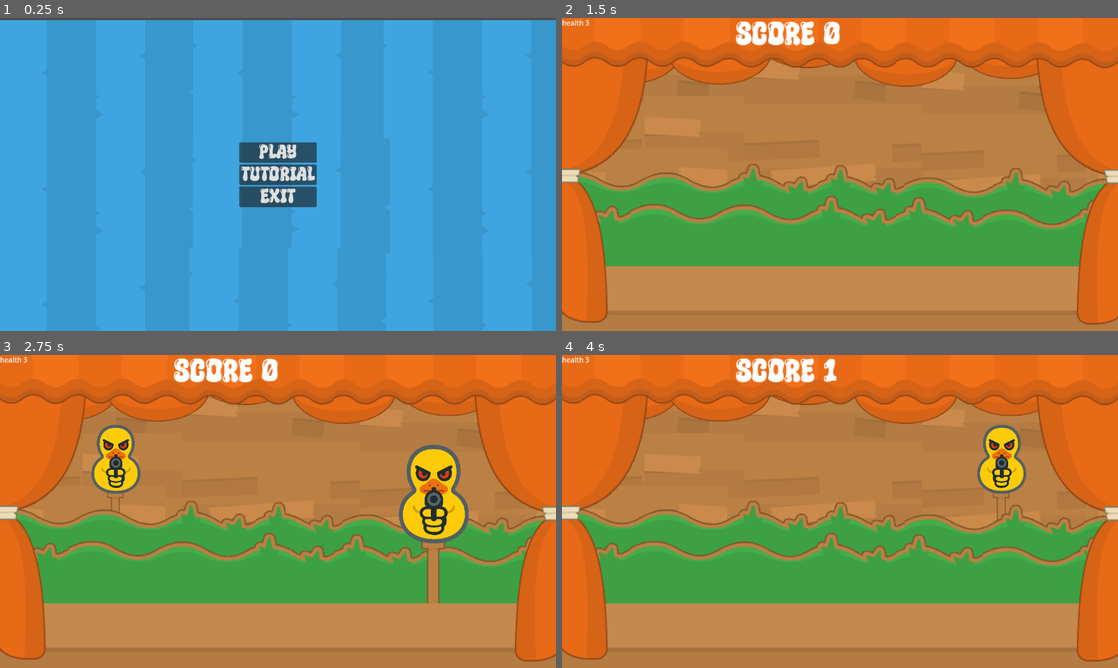
Above: before the commit, frames 1-4 (two rows, left to right).
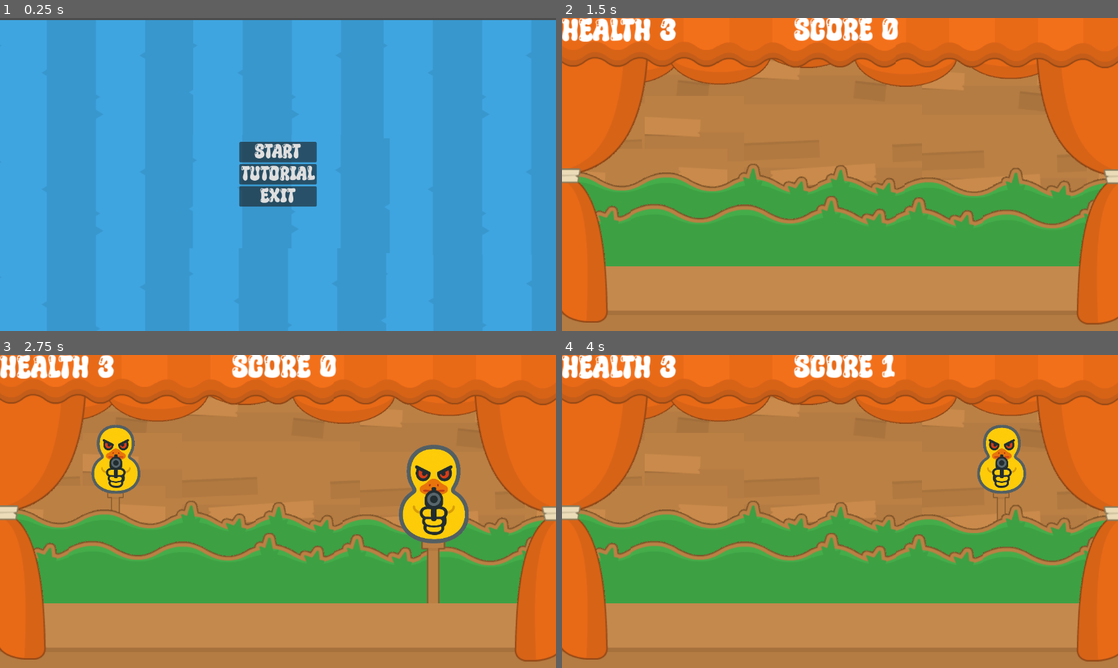
Above: after the commit, the same moments.

Repository: lordlolipop/DuckDuckHunt
Game: Godot game, scene res://Sences/main_menu.tscn
The game is run twice, just before and just after one commit, with the same random seed, the same clock (stepped at 60 frames per second) and the same inputs.
Inputs (mouse positions are in pixels of both pictures, inside the frame that each line leads up to):
- Up to frame 1 (0.25 s): no input
- Up to frame 2 (1.5 s): click "Tutorial" at 0.5 s; click (840, 152) at 1.25 s, where only the run before the commit has a clickable "Play"
- Up to frame 3 (2.75 s): tap Enter at 2 s; move the mouse to (400, 495) at 2.02 s; click (400, 495) at 2.17 s
- Up to frame 4 (4 s): move the mouse to (678, 458) at 2.77 s; click (678, 458) at 2.92 s; move the mouse to (895, 442) at 3.52 s; click (895, 442) at 3.67 s

The runs differ from the first frame. In frame 1, 0.6% of the frame differs, in the area x 43-57%, y 39-61%; in frame 2, 2.8%, in the area x 0-61%, y 0-9%; in frame 3, 2.8%; in frame 4, 2.8%.

Commit message:
v0.45
bug fix, game loop working

Diff:
--- a/Scripts/Global.gd
+++ b/Scripts/Global.gd
@@ -3,8 +3,4 @@
 
 
 var score: int
-var health:= 3
-
-func _process(delta: float) -> void:
-	if health <= 0:
-		get_tree().quit()
+var health: int = 3
--- /dev/null
+++ b/Sences/Main_level/main_level.gd
@@ -0,0 +1,10 @@
+extends Node2D
+
+
+func _ready() -> void:
+	Global.health = 3
+
+
+func _process(delta: float) -> void:
+	if Global.health <= 0:
+		get_tree().change_scene_to_file("res://Sences/main_menu.tscn")
--- a/Sences/Main_level/main_level.tscn
+++ b/Sences/Main_level/main_level.tscn
@@ -1,6 +1,7 @@
 [gd_scene load_steps=13 format=3 uid="uid://duk4lw7h4m268"]
 
 [ext_resource type="PackedScene" uid="uid://3bhfc6unw6xw" path="res://Sences/target_spawner.tscn" id="1_71bqw"]
+[ext_resource type="Script" uid="uid://d1elq8t0n6vmf" path="res://Sences/Main_level/main_level.gd" id="1_y1o52"]
 [ext_resource type="Script" uid="uid://dfm85vx5s7wdi" path="res://Sences/Main_level/score.gd" id="2_71bqw"]
 [ext_resource type="Texture2D" uid="uid://dt0qonl0lnwvp" path="res://Assets/PNG/Stall/grass2.png" id="2_eqeco"]
 [ext_resource type="Script" uid="uid://cgclu482hkn8y" path="res://Sences/Main_level/helth.gd" id="3_5q0sq"]
@@ -9,11 +10,11 @@
 [ext_resource type="Texture2D" uid="uid://vyk8u31cj8pw" path="res://Assets/PNG/Stall/curtain_top.png" id="5_xywcn"]
 [ext_resource type="Texture2D" uid="uid://b6lf7yox8lspp" path="res://Assets/PNG/Stall/curtain.png" id="6_eqeco"]
 [ext_resource type="Texture2D" uid="uid://deuwydtwbwmtb" path="res://Assets/PNG/Stall/curtain_straight.png" id="7_mb21o"]
-[ext_resource type="Texture2D" uid="uid://bqc6h6nmoa21b" path="res://Assets/Sample.png" id="10_mb21o"]
 [ext_resource type="Theme" uid="uid://rojwetiqfdcx" path="res://new_theme.tres" id="10_mcwy2"]
 [ext_resource type="Texture2D" uid="uid://c6pwu1h0sfpjb" path="res://Assets/PNG/Stall/curtain_rope.png" id="11_4yvw5"]
 
 [node name="Main_level" type="Node2D"]
+script = ExtResource("1_y1o52")
 
 [node name="backround" type="CanvasGroup" parent="."]
 scale = Vector2(1.6, 1.6)
@@ -204,10 +205,6 @@
 position = Vector2(352, 32)
 texture = ExtResource("7_mb21o")
 
-[node name="Sample" type="Sprite2D" parent="Curtains"]
-position = Vector2(1990, 321)
-texture = ExtResource("10_mb21o")
-
 [node name="CurtainRope" type="Sprite2D" parent="Curtains"]
 position = Vector2(7, 227)
 texture = ExtResource("11_4yvw5")
@@ -222,10 +219,10 @@
 anchor_top = 0.5
 anchor_right = 0.5
 anchor_bottom = 0.5
-offset_left = 400.0
-offset_top = 8.0
-offset_right = 578.0
-offset_bottom = 61.0
+offset_left = 534.0
+offset_top = -2.0
+offset_right = 712.0
+offset_bottom = 51.0
 grow_horizontal = 2
 grow_vertical = 2
 scale = Vector2(1.6, 1.6)
@@ -237,5 +234,7 @@
 offset_right = 40.0
 offset_bottom = 23.0
 scale = Vector2(1.6, 1.6)
-theme_override_font_sizes/font_size = 10
+theme = ExtResource("10_mcwy2")
+text = "Health
+"
 script = ExtResource("3_5q0sq")
--- a/Sences/main_menu.tscn
+++ b/Sences/main_menu.tscn
@@ -63,33 +63,34 @@
 
 [node name="MarginContainer" type="MarginContainer" parent="."]
 layout_mode = 1
-anchors_preset = 8
-anchor_left = 0.5
-anchor_top = 0.5
-anchor_right = 0.5
-anchor_bottom = 0.5
-offset_left = -47.5
-offset_top = -35.5
-offset_right = 47.5
-offset_bottom = 35.5
+anchors_preset = 15
+anchor_right = 1.0
+anchor_bottom = 1.0
 grow_horizontal = 2
 grow_vertical = 2
 
 [node name="VBoxContainer" type="VBoxContainer" parent="MarginContainer"]
 layout_mode = 2
+size_flags_horizontal = 4
+size_flags_vertical = 4
 
-[node name="Play" type="Button" parent="MarginContainer/VBoxContainer"]
+[node name="Start" type="Button" parent="MarginContainer/VBoxContainer"]
 layout_mode = 2
-theme = ExtResource("2_t6tsa")
-text = "Play"
+size_flags_vertical = 4
+text = "Start"
 
-[node name="Options" type="Button" parent="MarginContainer/VBoxContainer"]
+[node name="Tutorial" type="Button" parent="MarginContainer/VBoxContainer"]
 layout_mode = 2
+size_flags_vertical = 4
 text = "Tutorial"
 
 [node name="Exit" type="Button" parent="MarginContainer/VBoxContainer"]
 layout_mode = 2
+size_flags_vertical = 4
 text = "Exit"
 
-[connection signal="pressed" from="MarginContainer/VBoxContainer/Play" to="." method="_on_play_pressed"]
+[connection signal="pressed" from="MarginContainer/VBoxContainer/Start" to="." method="_on_button_pressed"]
+[connection signal="pressed" from="MarginContainer/VBoxContainer/Start" to="." method="_on_start_pressed"]
+[connection signal="pressed" from="MarginContainer/VBoxContainer/Tutorial" to="." method="_on_button_pressed"]
+[connection signal="pressed" from="MarginContainer/VBoxContainer/Exit" to="." method="_on_button_pressed"]
 [connection signal="pressed" from="MarginContainer/VBoxContainer/Exit" to="." method="_on_exit_pressed"]
--- /dev/null
+++ b/TEST.tscn
@@ -0,0 +1,17 @@
+[gd_scene format=3 uid="uid://ccyc8u3mwyt6u"]
+
+[node name="Control" type="Control"]
+layout_mode = 3
+anchors_preset = 15
+anchor_right = 1.0
+anchor_bottom = 1.0
+grow_horizontal = 2
+grow_vertical = 2
+
+[node name="Button" type="Button" parent="."]
+layout_mode = 0
+offset_left = 509.0
+offset_top = 201.0
+offset_right = 553.0
+offset_bottom = 232.0
+text = "TEST"
--- a/main_menu.gd
+++ b/main_menu.gd
@@ -1,9 +1,10 @@
 extends Control
 
 
+
+
+func _on_start_pressed() -> void:
+	get_tree().change_scene_to_file("res://Sences/Main_level/main_level.tscn")
+
 func _on_exit_pressed() -> void:
 	get_tree().quit()
-
-
-func _on_play_pressed() -> void:
-	get_tree().change_scene_to_file("res://Sences/Main_level/main_level.tscn")
--- a/project.godot
+++ b/project.godot
@@ -23,7 +23,7 @@
 
 window/size/viewport_width=1280
 window/size/viewport_height=720
-window/stretch/aspect="expand"
+window/stretch/mode="viewport"
 mouse_cursor/custom_image="uid://btlkua47yb4pw"
 
 [rendering]
Not shown, added: Sences/Main_level/main_level.gd.uid
